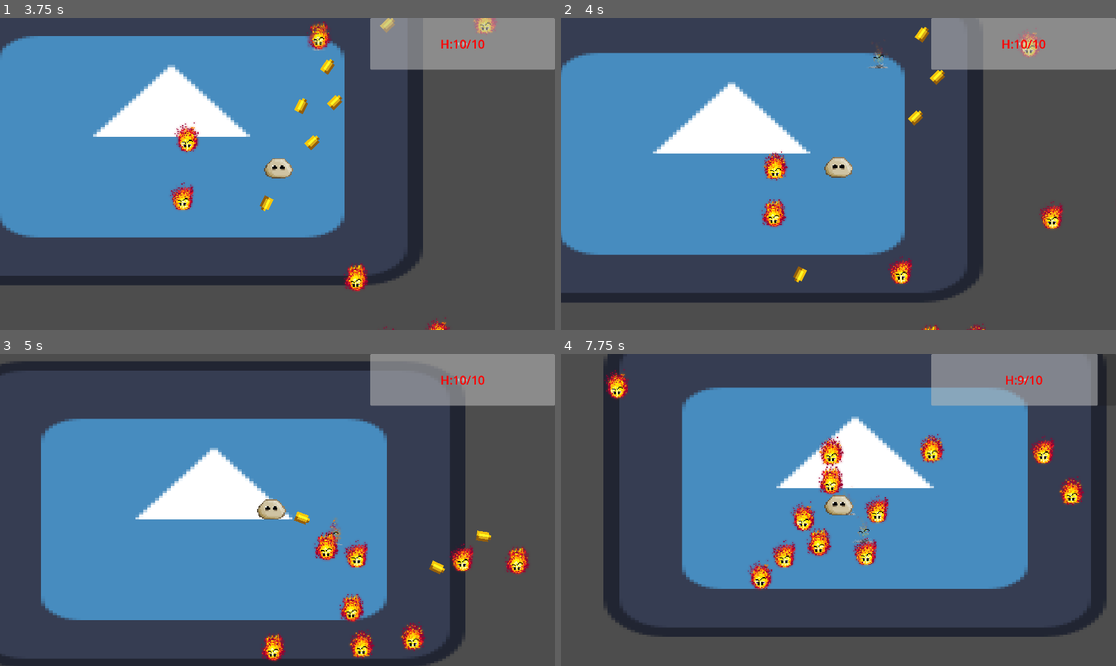
Above: before the commit, frames 1-4 (two rows, left to right).
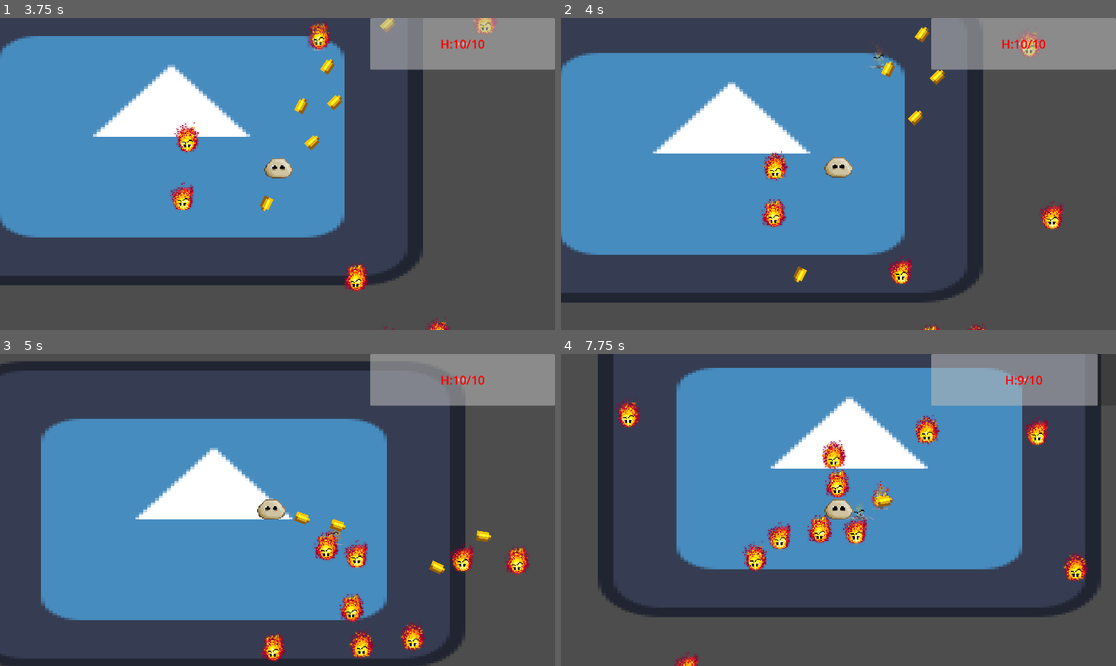
Above: after the commit, the same moments.

Repository: PixelSaver/it-gets-worse
Game: Godot game, scene res://UI/main_menu.tscn
Same seed, same stepped clock (60 frames per second), same inputs: the game is played once before the commit and once after it. The engine's default icon, where the game draws it, is replaced by a stand-in: a white triangle on a blue panel in a dark square.
Inputs (mouse positions are in pixels of both pictures, inside the frame that each line leads up to):
- Up to frame 1 (3.75 s): click "> Continue Previous Game <" at 0.5 s; tap Enter at 1.25 s; move the mouse to (399, 158) at 1.27 s; press the mouse at (399, 158) at 1.28 s; hold D (right) 1.28-2.03 s; move the mouse to (166, 189) at 2.02 s; release the mouse at (166, 189) at 2.03 s; hold S (down) 2.03-2.78 s; click (166, 189) at 2.1 s; move the mouse to (333, 105) at 2.77 s; press the mouse at (333, 105) at 2.78 s; hold D (right) 2.78-3.53 s; move the mouse to (249, 236) at 3.52 s; release the mouse at (249, 236) at 3.53 s; hold W (up) from 3.53 s (still down); click (249, 236) at 3.6 s
- Up to frame 2 (4 s): keep holding W (up)
- Up to frame 3 (5 s): move the mouse to (444, 556) at 4.27 s; release W (up) at 4.28 s; press the mouse at (444, 556) at 4.28 s; hold A (left) from 4.28 s (still down)
- Up to frame 4 (7.75 s): move the mouse to (672, 463) at 5.02 s; release the mouse at (672, 463) at 5.03 s; click (672, 463) at 5.1 s; move the mouse to (866, 510) at 5.77 s; release A (left) at 5.78 s; press the mouse at (866, 510) at 5.78 s; hold S (down) 5.78-6.53 s; move the mouse to (755, 432) at 6.52 s; release the mouse at (755, 432) at 6.53 s; hold D (right) 6.53-7.28 s; click (755, 432) at 6.6 s; move the mouse to (960, 494) at 7.27 s; press the mouse at (960, 494) at 7.28 s; hold W (up) from 7.28 s (still down)

Frame 1 is identical in both runs. In frame 2, less than 0.1% of the frame differs, in the area x 57-61%, y 13-20%; in frame 3, less than 0.1%; in frame 4, 26%, in the area x 6-99%, y 0-100%.

Commit message:
bullets don't hit enemies when dead

Diff:
--- a/Scripts/Components/HitboxComponent.gd
+++ b/Scripts/Components/HitboxComponent.gd
@@ -4,6 +4,7 @@
 @export var health_component : HealthComponent
 @export var invulnerability_timer = 0.0
 var invulnerable := false
+var is_dead := false
 
 func damage(attack: Attack):
 	#TODO Fix player getting stuck but not getting attacked... refresh areas?
--- a/Scripts/bullet.gd
+++ b/Scripts/bullet.gd
@@ -28,5 +28,8 @@
 func _on_area_entered(area: Area2D) -> void:
 	if area is HitboxComponent:
 		var health = area as HitboxComponent
+		if health.is_dead == true: return
 		health.damage(stored_attack)
-		queue_free()
+		bullet_pierce -= 1
+		if bullet_pierce <= 0:
+			queue_free()
--- a/Scripts/enemy.gd
+++ b/Scripts/enemy.gd
@@ -35,6 +35,7 @@
 	is_dead = true
 	call_deferred("disable_collision")
 	anime.play("death")
+	hitbox_component.is_dead = true
 	await anime.animation_finished
 	queue_free()
 func disable_collision():
